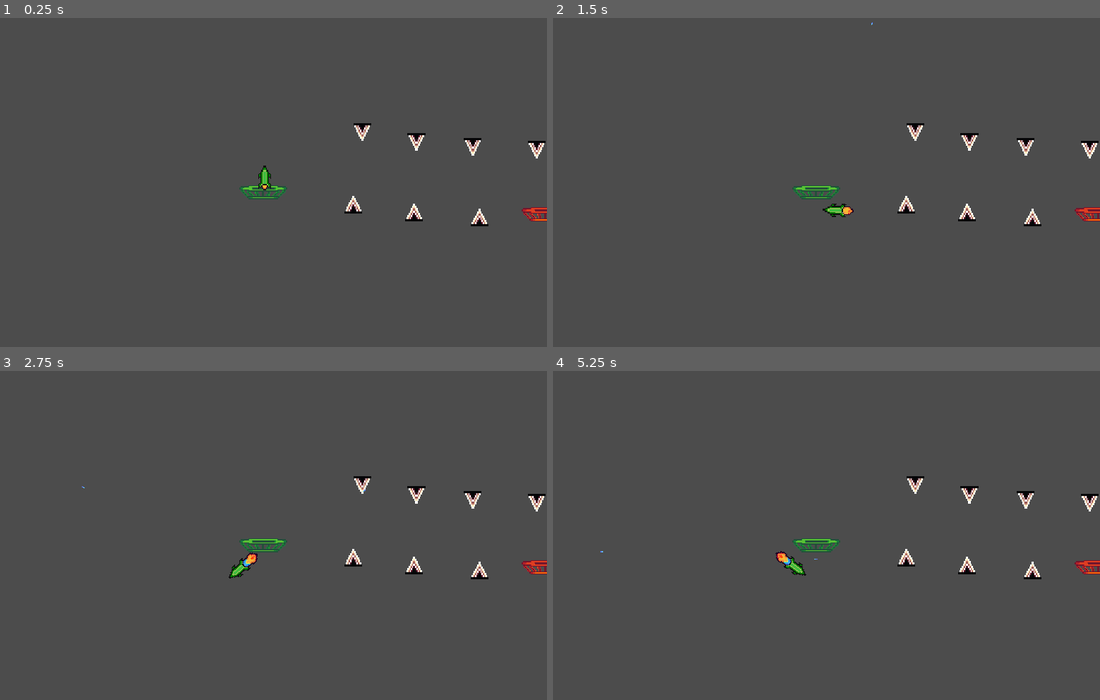
Above: before the commit, frames 1-4 (two rows, left to right).
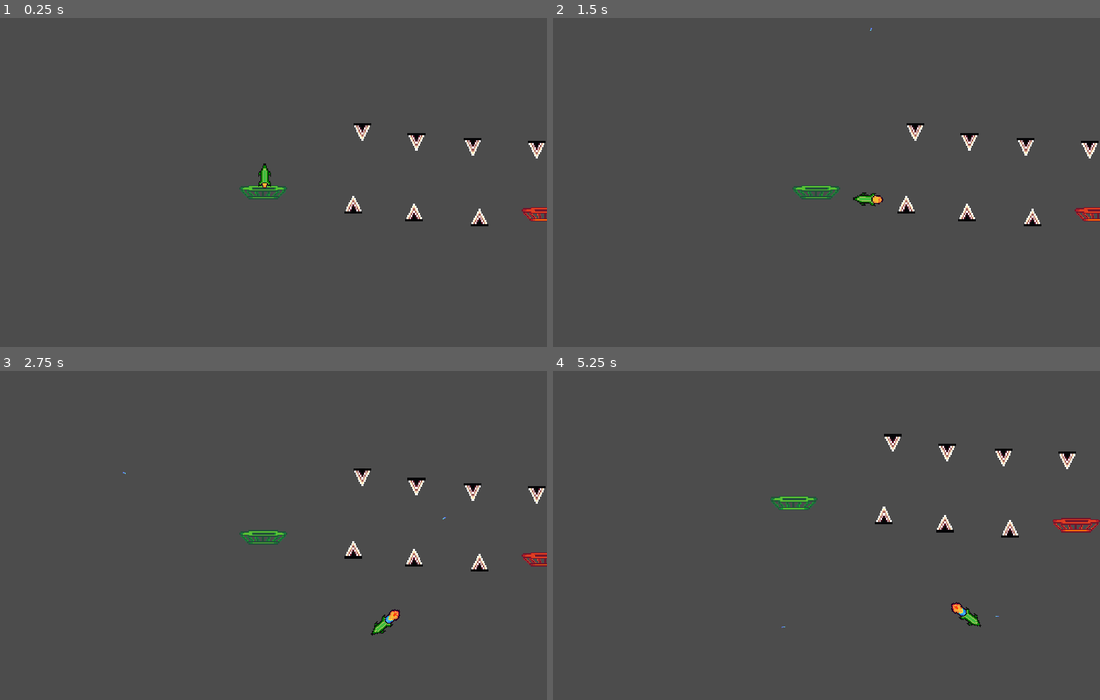
Above: after the commit, the same moments.

Repository: yuyutsupoudel/space_shooter
Game: Godot game, scene res://World/Test world.tscn
Two runs of this game, one before a commit and one after it. Both use one fixed random seed, a clock stepped at 60 frames per second and the inputs below.
Inputs:
- Up to frame 1 (0.25 s): no input
- Up to frame 2 (1.5 s): tap Enter at 0.5 s; hold Up (ui_up) 0.53-1.28 s; hold Right (ui_right) from 0.53 s (still down); tap Space (ui_shoot) at 0.6 s; tap Up (ui_up) at 1.35 s
- Up to frame 3 (2.75 s): tap Up (ui_up) at 1.52, 1.82 s; tap Space (ui_shoot) at 1.55, 2.1 s; release Right (ui_right) at 2.03 s; hold Left (ui_left) from 2.03 s (still down); hold Up (ui_up) from 2.03 s (still down)
- Up to frame 4 (5.25 s): release Left (ui_left) at 2.78 s; release Up (ui_up) at 2.78 s; hold Right (ui_right) 2.78-4.28 s; tap Space (ui_shoot) at 2.85, 4.35, 5.1 s; tap Up (ui_up) at 3.02, 3.32, 4.52, 4.82 s; hold Up (ui_up) 3.53-4.28 s; hold Left (ui_left) 4.28-5.03 s; hold Right (ui_right) from 5.03 s (still down); hold Up (ui_up) from 5.03 s (still down)

The runs differ from the first frame. In frame 1, less than 0.1% of the frame differs, in the area x 47-50%, y 44-53%; in frame 2, 0.3%; in frame 3, 2.1%; in frame 4, 2.7%, in the area x 8-100%, y 19-79%.

Commit message:
Fixed player acceleration

Diff:
--- a/Actors/Player.gd
+++ b/Actors/Player.gd
@@ -1,10 +1,8 @@
 extends KinematicBody2D
-var MAX_FALL = 150
-var speed = 100
+var MAX_FALL = 80
 var FRICTION = 30
-var ACCLERATION = 100
-var GRAVITY = 100
-var MAX_SPEED = 100
+var GRAVITY = 50
+var MAX_SPEED = 200
 var velocity = Vector2.ZERO
 var rotation_speed = 5
 signal shoot
@@ -24,7 +22,6 @@
 
 func shoot():
 	var dir = Vector2(0,-1).rotated(global_rotation)
-	print(dir)
 	emit_signal("shoot",Bullet,$Position2D.global_position,dir)
 
 func get_player_input(delta):
@@ -40,7 +37,7 @@
 	if Input.is_action_just_released("ui_up"):
 		Booster.play("stop")
 	if Input.is_action_pressed("ui_up"):
-		velocity = Vector2(0,-MAX_SPEED).rotated(rotation)
+		velocity = velocity + Vector2(0,-MAX_SPEED*delta).rotated(rotation)
 	else:
 		velocity = velocity.move_toward(Vector2.ZERO,FRICTION*delta)
 	rotation+=rotation_direction*rotation_speed*delta
